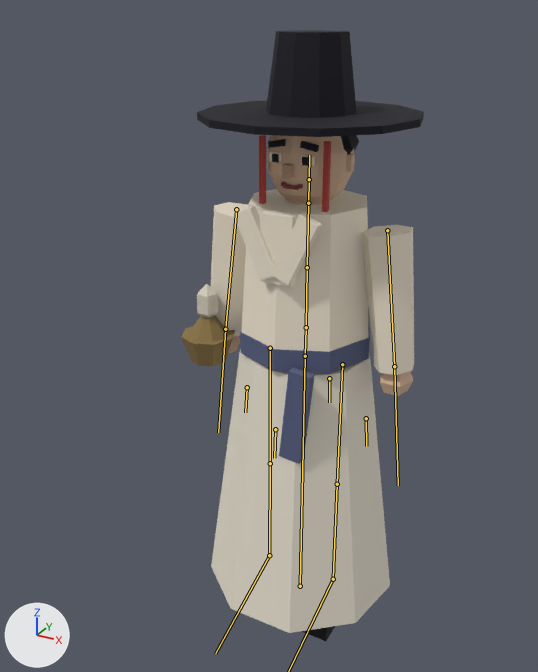
An edit to the glTF model assets3d/npcs/npc_N103.glb, drawn before and after from the same camera.
Before and after are seen from a 50 mm camera at (0.929, -1.928, 1.937) aimed at (-0.085, -0.085, 1.015). Lighting does not change. The marker at lower left points along +X, +Y and +Z. The first picture is the older version. The bones that bend it are drawn over the model as lines.

Names of what the first picture shows: 'npc_N103_part0', 'npc_N103_part1', 'npc_N103_part10', 'npc_N103_part11', 'npc_N103_part12', 'npc_N103_part2', 'npc_N103_part3', 'npc_N103_part4', 'npc_N103_part5', 'npc_N103_part6', 'npc_N103_part7', 'npc_N103_part8'.
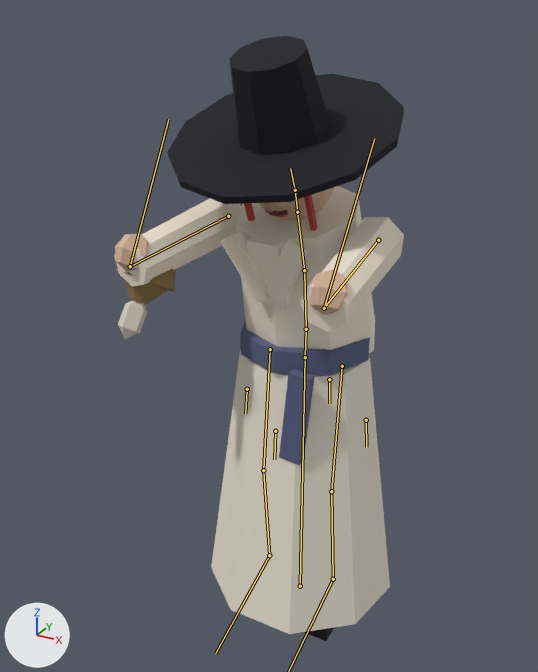
The newer file adds an action. The first version stands in its rest pose; the second is drawn at frame 2 of the action 'Weep'.

Location of each change, (x1, y1, x2, y2) in pixels of the pictures (538 x 672 px):
'npc_N103_part1', posed: before (211, 349, 390, 633); after (211, 349, 390, 634)
'npc_N103_part3', posed: before (210, 152, 414, 375); after (114, 186, 404, 353)
'npc_N103_part0', posed: before (197, 30, 424, 641); after (167, 36, 404, 641)
'npc_N103_part4', posed: before (228, 135, 414, 396); after (115, 187, 348, 315)
'npc_N103_part2', posed: before (240, 317, 370, 464); after (240, 319, 370, 465)
'npc_N103_part11', posed: before (181, 315, 235, 366); after (116, 268, 176, 304)
'npc_N103_part12', posed (36% wider, 14% taller): before (197, 284, 218, 318); after (118, 300, 147, 339)
bone 'Spine', root to tip: before (306, 327) to (307, 267); after (306, 329) to (304, 270)
bone 'Chest', root to tip: before (307, 267) to (308, 203); after (304, 270) to (297, 212)
bone 'Head', root to tip: before (309, 179) to (309, 155); after (295, 190) to (290, 168)
bone 'UpperArm.L', root to tip: before (387, 230) to (394, 366); after (378, 240) to (324, 308)
bone 'Hand.L', root to tip: before (394, 366) to (398, 485); after (324, 308) to (374, 138)
bone 'UpperArm.R', root to tip: before (236, 209) to (225, 329); after (228, 216) to (130, 266)
bone 'Hand.R', root to tip: before (225, 329) to (218, 432); after (130, 266) to (168, 119)
bone 'UpperLeg.L', root to tip: before (342, 364) to (337, 484); after (342, 366) to (331, 491)
bone 'LowerLeg.L', root to tip: before (337, 484) to (333, 579); after (331, 491) to (333, 579)
bone 'UpperLeg.R', root to tip: before (270, 348) to (270, 463); after (270, 349) to (263, 470)
bone 'LowerLeg.R', root to tip: before (270, 463) to (269, 555); after (263, 470) to (269, 555)

The edits, one by one:
Bone 'Spine' (bone_spine) turns from (0, 0, 0) to (5, 0, 0) degrees about its own x, y and z.
Bone 'Chest' (bone_chest) turns from (0, 0, 0) to (10, -2, 0) degrees about its own x, y and z.
Bone 'Head' (bone_head) turns from (0, 0, 0) to (7, 1, 0) degrees about its own x, y and z.
Bone 'UpperArm.L' (bone_upperarm_l) turns from (0, 0, 0) to (-95, -14, -5) degrees about its own x, y and z.
Bone 'Hand.L' (bone_hand_l) turns from (0, 0, 0) to (-129, -14, 5) degrees about its own x, y and z.
Bone 'UpperArm.R' (bone_upperarm_r) turns from (0, 0, 0) to (-95, 14, 5) degrees about its own x, y and z.
Bone 'Hand.R' (bone_hand_r) turns from (0, 0, 0) to (-129, 14, -5) degrees about its own x, y and z.
Bone 'UpperLeg.L' (bone_upperleg_l) turns from (0, 0, 0) to (-6, 0, 0) degrees about its own x, y and z.
Bone 'LowerLeg.L' (bone_lowerleg_l) turns from (0, 0, 0) to (12, 0, 0) degrees about its own x, y and z.
Bone 'Foot.L' (bone_foot_l) turns from (0, 0, 0) to (-7, 0, 0) degrees about its own x, y and z.
Bone 'UpperLeg.R' (bone_upperleg_r) turns from (0, 0, 0) to (-6, 0, 0) degrees about its own x, y and z.
Bone 'LowerLeg.R' (bone_lowerleg_r) turns from (0, 0, 0) to (12, 0, 0) degrees about its own x, y and z.
Bone 'Foot.R' (bone_foot_r) turns from (0, 0, 0) to (-7, 0, 0) degrees about its own x, y and z.
